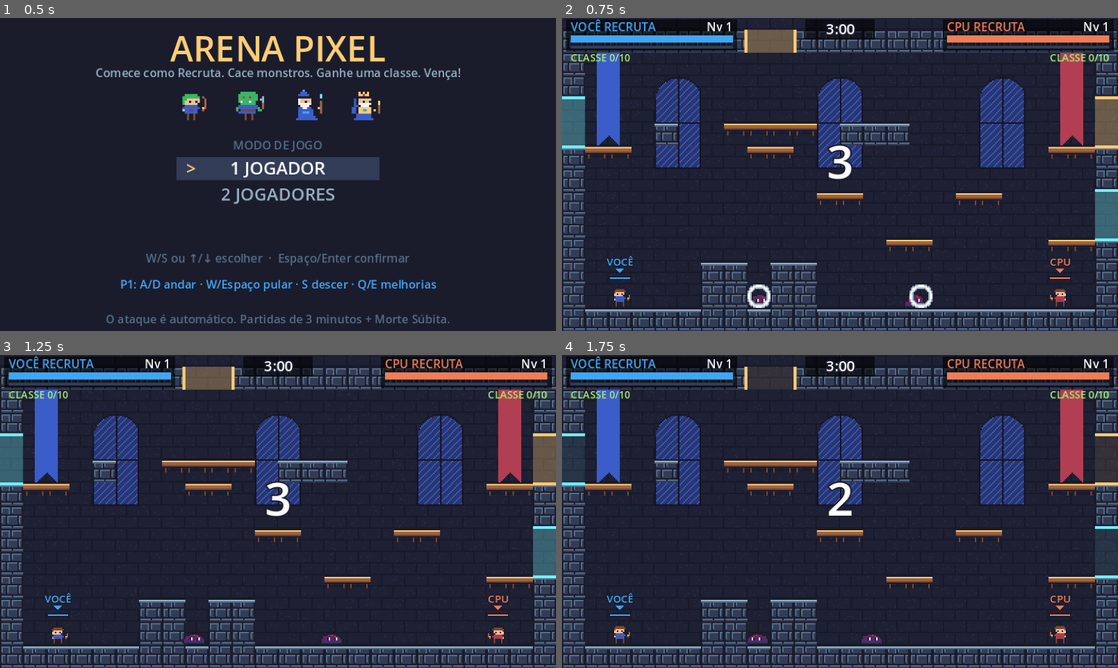
Above: before the commit, frames 1-4 (two rows, left to right).
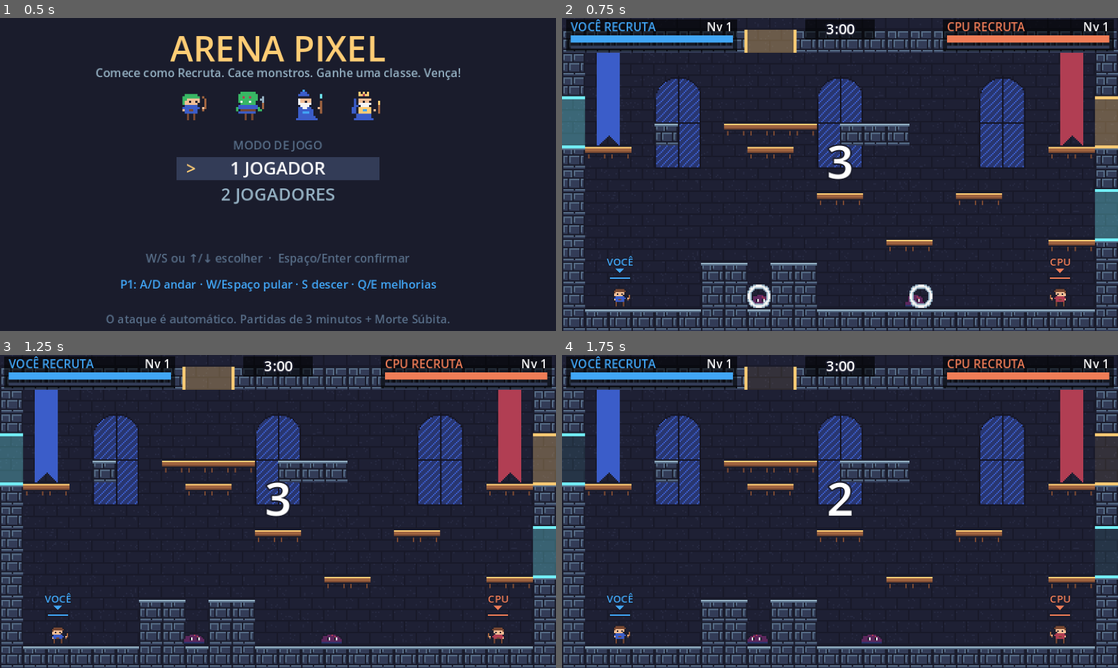
Above: after the commit, the same moments.

Repository: pabllogomez/arena-pixel
Game: Godot game, scene res://scenes/main.tscn
Same seed, same stepped clock (60 frames per second), same inputs: the game is played once before the commit and once after it.
Inputs (mouse positions are in pixels of both pictures, inside the frame that each line leads up to):
- Up to frame 1 (0.5 s): no input
- Up to frame 2 (0.75 s): tap Enter at 0.5 s; drag from (840, 174) to (895, 105) at 0.52 s
- Up to frame 3 (1.25 s): no input
- Up to frame 4 (1.75 s): drag from (728, 527) to (812, 574) at 1.27 s

Frame 1 is identical in both runs. In frame 2, 0.3% of the frame differs, in the area x 1-99%, y 11-14%; in frame 3, 0.3%; in frame 4, 0.3%.

Commit message:
Projéteis mais lentos e curtos, upgrade Disparo veloz, lacaios com lança
- Arqueiro: projétil 300->200 px/s, alcance 150->125 px
- Mago: projétil 150->125 px/s, alcance 130->100 px
- Nova melhoria "Disparo veloz" (+20% vel. do projétil) para Arqueiro e Mago
- Lacaios arremessam lanças (até 90 px, 60% do dano) e golpeiam de perto;
  mais lentos (45 px/s), menos dano (5) e ataques mais espaçados (1,2 s)
- Removido o texto de XP que faltava para a classe

Co-Authored-By: Claude Opus 5.5 <noreply@anthropic.com>
Claude-Session: https://claude.ai/code/session_01VZZvi9rokBTuAsTVg29uDm

Diff:
--- a/resources/classes/arqueiro.tres
+++ b/resources/classes/arqueiro.tres
@@ -15,8 +15,8 @@
 forca_pulo = 310.0
 tipo_ataque = 0
 dano = 7.0
-alcance = 150.0
+alcance = 125.0
 intervalo_ataque = 0.4
-velocidade_projetil = 300.0
+velocidade_projetil = 200.0
 aceleracao = 1500.0
 atrito = 1600.0
--- a/resources/classes/mago.tres
+++ b/resources/classes/mago.tres
@@ -15,9 +15,9 @@
 forca_pulo = 290.0
 tipo_ataque = 2
 dano = 46.0
-alcance = 130.0
+alcance = 100.0
 intervalo_ataque = 1.6
-velocidade_projetil = 150.0
+velocidade_projetil = 125.0
 dano_minimo_magia = 0.25
 aceleracao = 700.0
 atrito = 900.0
--- a/resources/classes/rei.tres
+++ b/resources/classes/rei.tres
@@ -14,11 +14,11 @@
 velocidade = 80.0
 forca_pulo = 295.0
 tipo_ataque = 3
-dano = 7.0
+dano = 5.0
 alcance = 0.0
 intervalo_ataque = 3.5
 max_lacaios = 3
 vida_lacaio = 32.0
-velocidade_lacaio = 55.0
+velocidade_lacaio = 45.0
 aceleracao = 800.0
 atrito = 1000.0
--- a/scripts/controle_bot.gd
+++ b/scripts/controle_bot.gd
@@ -17,9 +17,9 @@
 }
 ## Preferência de melhorias por tipo de ataque (da melhor para a pior)
 const PREFERENCIAS := {
-	ClasseDados.TipoAtaque.FLECHA: ["multi", "forca", "frenesi", "alcance", "agilidade", "vigor"],
+	ClasseDados.TipoAtaque.FLECHA: ["multi", "forca", "frenesi", "disparo", "alcance", "agilidade", "vigor"],
 	ClasseDados.TipoAtaque.CORPO_A_CORPO: ["sangue", "forca", "vigor", "frenesi", "agilidade", "alcance"],
-	ClasseDados.TipoAtaque.MAGIA: ["forca", "explosao", "frenesi", "vigor", "alcance", "agilidade"],
+	ClasseDados.TipoAtaque.MAGIA: ["forca", "explosao", "disparo", "frenesi", "vigor", "alcance", "agilidade"],
 	ClasseDados.TipoAtaque.INVOCAR: ["exercito", "frenesi", "forca", "vigor", "agilidade"],
 }
 
--- a/scripts/hud.gd
+++ b/scripts/hud.gd
@@ -78,13 +78,9 @@
 	# Vida
 	draw_rect(Rect2(x, 12, LARG_PAINEL, 5), Color("333c57"))
 	draw_rect(Rect2(x, 12, LARG_PAINEL * l.vida / l.vida_max, 5), cor)
-	# Experiência (como Recruta, mostra quanto falta para ganhar a classe)
+	# Experiência
 	draw_rect(Rect2(x, 19, LARG_PAINEL, 2), Color("333c57"))
 	draw_rect(Rect2(x, 19, LARG_PAINEL * float(l.xp) / l.xp_para_proximo(), 2), Color("a7f070"))
-	if l.eh_recruta and l.vivo:
-		var rot := "CLASSE %d/%d" % [l.xp, l.xp_para_proximo()]
-		draw_string(fonte, Vector2(x, 30), rot, HORIZONTAL_ALIGNMENT_LEFT if n == 1 else HORIZONTAL_ALIGNMENT_RIGHT,
-				LARG_PAINEL, 7, Color("a7f070"))
 
 	# Escolha de melhoria (só para humanos; o bot escolhe sozinho)
 	if l.escolhas.is_empty() or not l.vivo or l.controle is ControleBot or partida.fim:
--- a/scripts/lutador.gd
+++ b/scripts/lutador.gd
@@ -40,6 +40,7 @@
 var dano := 10.0
 var alcance := 100.0
 var intervalo := 1.0
+var velocidade_projetil := 200.0
 var max_lacaios := 0
 var mult_lacaio := 1.0
 var flechas_extra := 0
@@ -84,6 +85,7 @@
 	dano = d.dano
 	alcance = d.alcance
 	intervalo = d.intervalo_ataque
+	velocidade_projetil = d.velocidade_projetil
 	max_lacaios = d.max_lacaios
 	if sprite != null:
 		sprite.texture = d.textura_p1 if numero == 1 else d.textura_p2
@@ -205,13 +207,13 @@
 			var n := 1 + flechas_extra
 			for i in n:
 				var ang := (i - (n - 1) / 2.0) * 0.12
-				partida.criar_projetil(self, global_position, dir_alvo.rotated(ang) * dados.velocidade_projetil,
+				partida.criar_projetil(self, global_position, dir_alvo.rotated(ang) * velocidade_projetil,
 						dano, alcance * 1.5, false)
 			Jogo.tocar("flecha")
 		ClasseDados.TipoAtaque.CORPO_A_CORPO:
 			_golpear(dir_alvo.x)
 		ClasseDados.TipoAtaque.MAGIA:
-			partida.criar_projetil(self, global_position + dir_alvo * 4.0, dir_alvo * dados.velocidade_projetil,
+			partida.criar_projetil(self, global_position + dir_alvo * 4.0, dir_alvo * velocidade_projetil,
 					dano, alcance * 1.3, true)
 			Jogo.tocar("magia")
 
--- a/scripts/melhorias.gd
+++ b/scripts/melhorias.gd
@@ -8,6 +8,7 @@
 	{"id": "frenesi", "nome": "Frenesi", "desc": "ataca 15% mais rápido"},
 	{"id": "alcance", "nome": "Mira", "desc": "+15% de alcance"},
 	{"id": "agilidade", "nome": "Agilidade", "desc": "+10% de velocidade"},
+	{"id": "disparo", "nome": "Disparo veloz", "desc": "+20% vel. do projétil"},
 ]
 
 const ESPECIAIS := {
@@ -24,6 +25,9 @@
 	for m in GERAIS:
 		# Para o Rei, "Frenesi" = lacaios mais frequentes; "Mira" não faz sentido.
 		if m["id"] == "alcance" and tipo == ClasseDados.TipoAtaque.INVOCAR:
+			continue
+		# "Disparo veloz" só para quem atira (Arqueiro e Mago)
+		if m["id"] == "disparo" and tipo != ClasseDados.TipoAtaque.FLECHA and tipo != ClasseDados.TipoAtaque.MAGIA:
 			continue
 		opcoes.append(m)
 	opcoes.append(ESPECIAIS[tipo])
@@ -45,6 +49,8 @@
 		"agilidade":
 			l.velocidade *= 1.1
 			l.forca_pulo *= 1.03
+		"disparo":
+			l.velocidade_projetil *= 1.2
 		"multi":
 			l.flechas_extra += 1
 		"sangue":
--- a/scripts/minion.gd
+++ b/scripts/minion.gd
@@ -23,6 +23,9 @@
 var visao := 70.0
 var xp_valor := 3
 var intervalo_ataque := 0.9
+## Lacaios do Rei também arremessam lanças (0 = não arremessa)
+var alcance_arremesso := 0.0
+var _cd_arremesso := 1.0
 var vivo := true
 var cooldown_porta := 0.0
 
@@ -63,11 +66,14 @@
 	_t += delta
 	_cd -= delta
 	_pulo_cd -= delta
+	_cd_arremesso -= delta
 
 	if not is_on_floor():
 		velocity.y = minf(velocity.y + GRAVIDADE * delta, 360.0)
 
 	var alvo = _procurar_alvo()
+	if alvo != null and alcance_arremesso > 0.0 and _cd_arremesso <= 0.0:
+		_tentar_arremessar(alvo)
 	var mover := _dir
 	_passo_caminho = {}
 	if alvo != null and dono != null and _seguir_caminho(alvo, delta):
@@ -162,6 +168,19 @@
 	return melhor
 
 
+func _tentar_arremessar(alvo) -> void:
+	## De longe (mas não colado), arremessa uma lança se a linha estiver livre.
+	var d: float = global_position.distance_to(alvo.global_position)
+	if d < 24.0 or d > alcance_arremesso:
+		return
+	var consulta := PhysicsRayQueryParameters2D.create(global_position, alvo.global_position, 1)
+	if not get_world_2d().direct_space_state.intersect_ray(consulta).is_empty():
+		return
+	_cd_arremesso = intervalo_ataque * 1.6
+	_dir = signf(alvo.global_position.x - global_position.x)
+	partida.criar_lanca(self, alvo)
+
+
 func _pular() -> void:
 	velocity.y = -FORCA_PULO
 	_pulo_cd = 0.6
--- a/scripts/partida.gd
+++ b/scripts/partida.gd
@@ -364,10 +364,26 @@
 	m.configurar(self, rei.equipe, rei, TEX_LACAIO[rei.equipe],
 			rei.dados.vida_lacaio * rei.mult_lacaio, rei.dano * rei.mult_lacaio,
 			rei.dados.velocidade_lacaio, 2000.0, 2)
+	m.intervalo_ataque = 1.2
+	m.alcance_arremesso = 90.0
 	m.position = rei.position
 	entidades.add_child(m)
 	criar_brilho(m.position)
 	Jogo.tocar("invocar")
+
+
+func criar_lanca(lacaio: Minion, alvo) -> void:
+	## Lança arremessada por um lacaio: mais fraca e lenta que as flechas.
+	var p := Projetil.new()
+	p.partida = self
+	p.dono = lacaio.dono
+	p.equipe = lacaio.equipe
+	p.position = lacaio.position
+	p.velocity = (alvo.global_position - lacaio.global_position).normalized() * 130.0
+	p.dano = lacaio.dano * 0.6
+	p.alcance_max = 110.0
+	entidades.add_child(p)
+	Jogo.tocar("flecha")
 
 
 func contar_lacaios(rei: Lutador) -> int:
